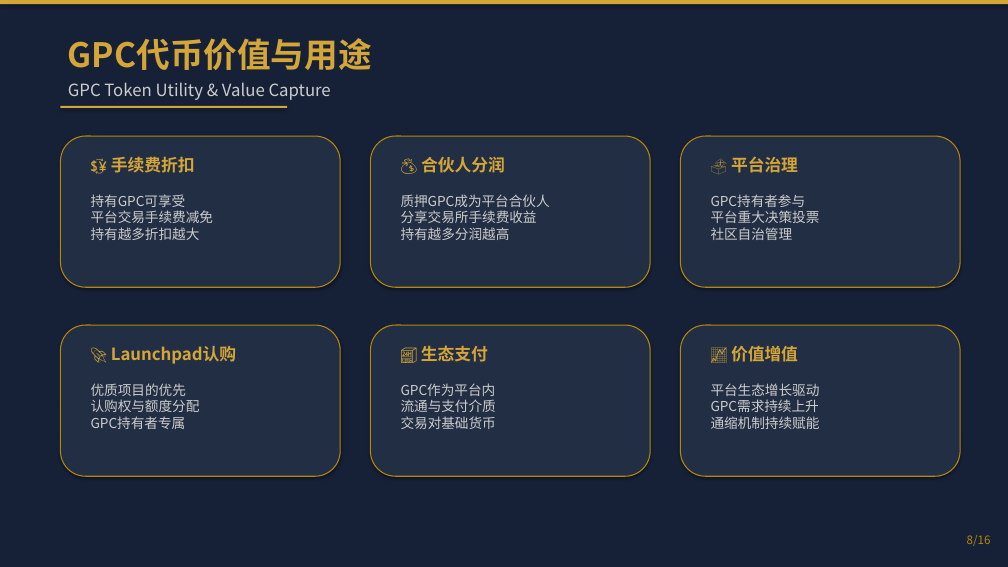
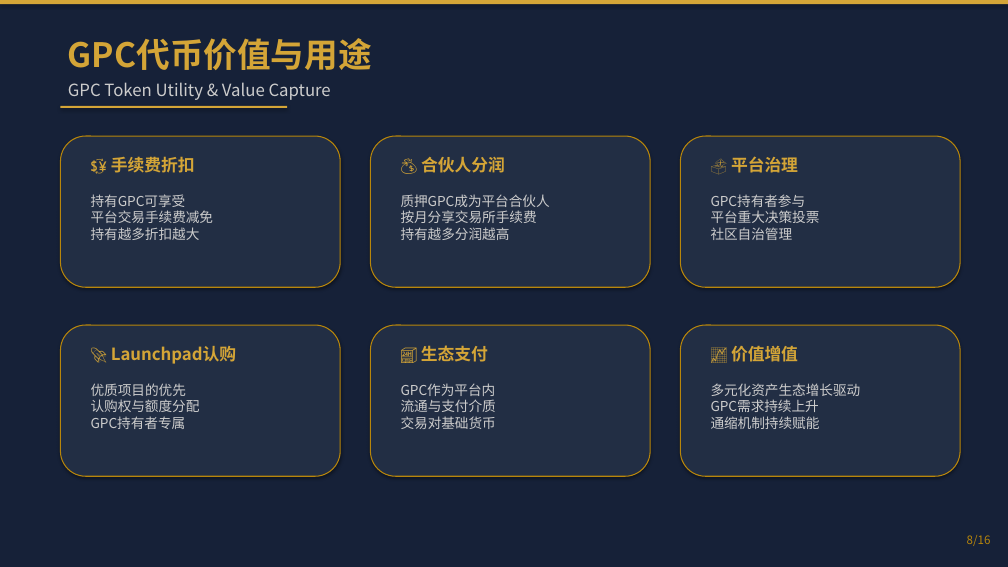
Before and after one commit to 7-Benson/golden-peacock-exchange, a slide deck: slide 8 of projects/金孔雀交易所PPT/金孔雀交易所_Golden_Peacock_Exchange.pptx. Drawn at 1008x567 pixels with LibreOffice and Linux fonts; fonts in the diff are those of the drawing. Boxes give left, top, right and bottom in pixels: in the first picture for what was removed or moved away, otherwise in the second. Text is boxed around its words. In the diff, an @@ line names an element or a change of style, - is before the commit and + after.

Commit message:
feat: 金孔雀交易所PPT v1.1 定位调整为综合性合规资产交易平台
- 定位从数字资产交易平台 → 多种合规复合型资产的综合性交易平台
- GPC总量从100亿调整为10亿
- 新增股票证券资产交易模块
- 创世节点及合伙人锁仓调整为36个月
- 交易所手续费月结
- 全部页面更新平台定位描述

```diff
--- a/projects/金孔雀交易所PPT/金孔雀交易所_Golden_Peacock_Exchange.pptx
+++ b/projects/金孔雀交易所PPT/金孔雀交易所_Golden_Peacock_Exchange.pptx
@@ text at box(401, 194, 550, 240): text changed @@
-质押GPC成为平台合伙人
-分享交易所手续费收益
-持有越多分润越高
+质押GPC成为平台合伙人
+按月分享交易所手续费
+持有越多分润越高
@@ text at box(711, 383, 861, 429): text changed @@
-平台生态增长驱动
-GPC需求持续上升
-通缩机制持续赋能
+多元化资产生态增长驱动
+GPC需求持续上升
+通缩机制持续赋能
```
Also in this commit, not shown: 13 other slides changed, 1 slide added, 1 slide removed, 2 other files.
